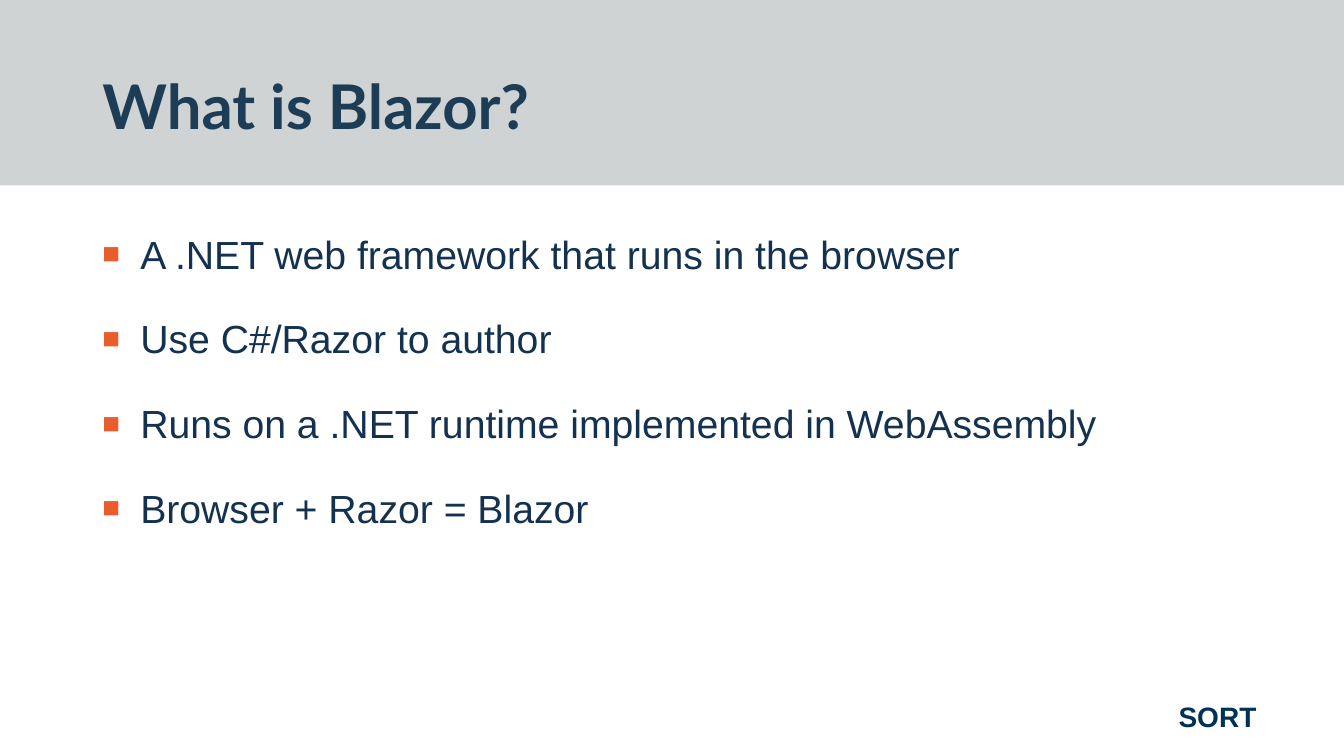
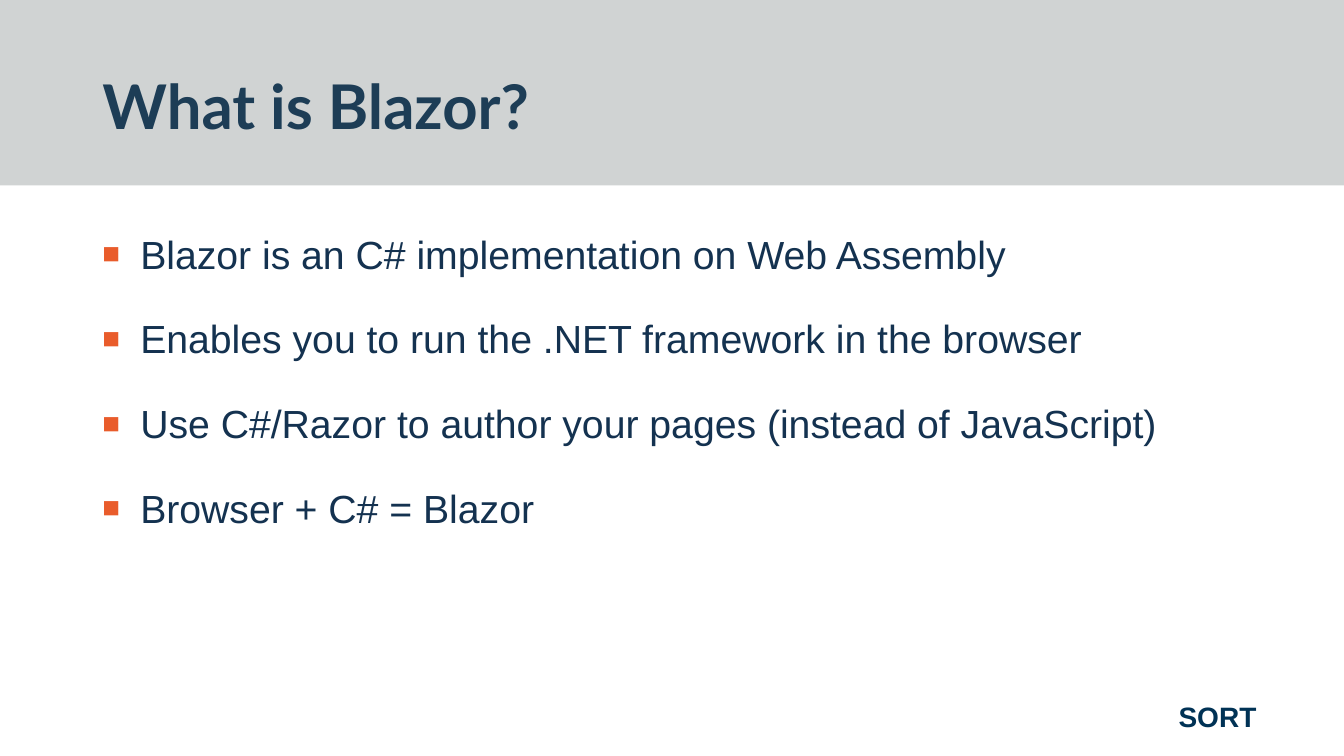
Before and after one commit to worthingtonjg/Sort2019, a slide deck: slide 6 of Blazor/Final - Blazor - Sort 2019 - Jon Worthington.pptx (slide 9 before the commit). Drawn at 1344x756 pixels with LibreOffice and Linux fonts; fonts in the diff are those of the drawing; background and template pictures are left out. Boxes give left, top, right and bottom in pixels: in the first picture for what was removed or moved away, otherwise in the second. Text is boxed around its words. In the diff, an @@ line names an element or a change of style, - is before the commit and + after.

```diff
--- a/Blazor/Final - Blazor - Sort 2019 - Jon Worthington.pptx
+++ b/Blazor/Final - Blazor - Sort 2019 - Jon Worthington.pptx
@@ text at box(140, 240, 1157, 524): text changed @@
-■ A .NET web framework that runs in the browser
-■ Use C#/Razor to author
-■ Runs on a .NET runtime implemented in WebAssembly
-■ Browser + Razor = Blazor
+■ Blazor is an C# implementation on Web Assembly
+■ Enables you to run the .NET framework in the browser
+■ Use C#/Razor to author your pages (instead of JavaScript)
+■ Browser + C# = Blazor
```
Also in this commit, not shown: 7 other slides changed, 2 slides added, 9 slides removed, 1 other file.
